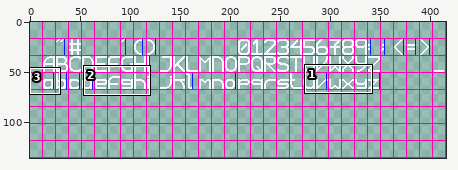
Edited in one commit: pixel-art file (large/font.aseprite). Above, an overview of the earlier version with the close-up marked.
Close-up. Earlier state:
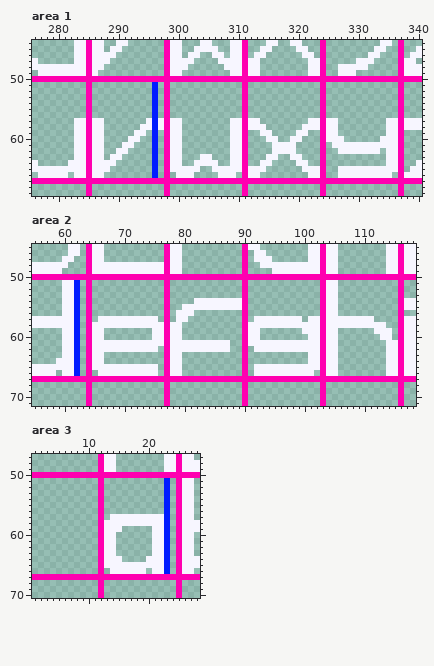
416x136 pixels, 1 frame. Shown: area 1: x 276..340, y 44..69; area 2: x 55..118, y 45..71; area 3: x 1..28, y 47..70. The commit also changed other parts of the picture, which this record leaves out.
After the commit:
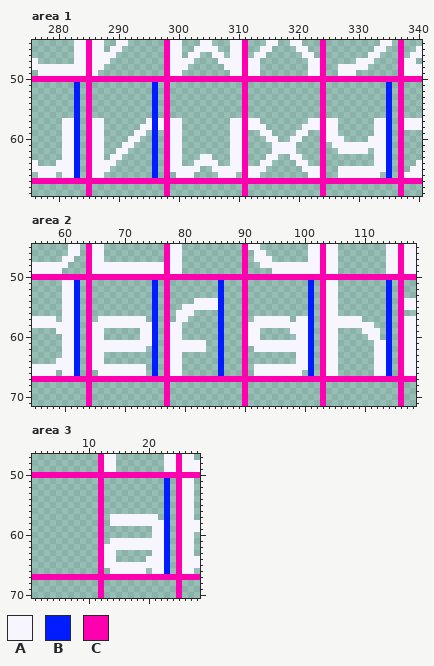
Palette (. is transparent): A #f7f6ff  B #001cff  C #ff00b0
Changes in this commit:
--- area 1, layers "Prop Guide", "Font"
@@ x 276..340 @@
 50 CCCCCCCCCCCCCCCCCCCCCCCCCCCCCCCCCCCCCCCCCCCCCCCCCCCCCCCCCCCCCCCCC
-51 .........C..........B.C............C............C............C...
-52 .........C..........B.C............C............C............C...
-53 .........C..........B.C............C............C............C...
-54 .........C..........B.C............C............C............C...
-55 .........C..........B.C............C............C............C...
-56 .........C..........B.C............C............C............C...
-57 .......AACAA.......ABACAA........AACAA........AACAA........AACAAA
-58 .......AACAA......AABACAA........AACAAA......AAACAA........AACAAA
-59 .......AACAA.....AA.B.CAA........AAC..AA....AA..CAA........AAC...
-60 .......AACAA....AA..B.CAA........AAC...AA..AA...CAAA......AAAC...
-61 .......AACAA...AA...B.CAA........AAC....AAAA....C.AAAAAAAAAAAC...
-62 .......AACAA..AA....B.CAA........AAC....AAAA....C..AAAAAAA.AAC...
-63 .......AACAA.AA.....B.CAA...AA...AAC...AA..AA...C..........AAC...
-64 A.....AAACAAAA......B.CAA..AAAA..AAC..AA....AA..C..........AAC..A
-65 AAAAAAAAACAAA.......B.CAAAAA..AAAAACAAA......AAAC..AAAAAAAAAAC.AA
-66 .AAAAA.AACAA........B.C.AAA....AAA.CAA........AAC..AAAAAAAAA.CAAA
+51 .......B.C..........B.C............C............C..........B.C...
+52 .......B.C..........B.C............C............C..........B.C...
+53 .......B.C..........B.C............C............C..........B.C...
+54 .......B.C..........B.C............C............C..........B.C...
+55 .......B.C..........B.C............C............C..........B.C...
+56 .......B.C..........B.C............C............C..........B.C...
+57 .....AAB.CAA.......ABACAA........AACAA........AACAA......AAB.CAAA
+58 .....AAB.CAA......AABACAA........AACAAA......AAACAA......AAB.CAAA
+59 .....AAB.CAA.....AA.B.CAA........AAC..AA....AA..CAA......AAB.C...
+60 .....AAB.CAA....AA..B.CAA........AAC...AA..AA...CAAA....AAAB.C...
+61 .....AAB.CAA...AA...B.CAA........AAC....AAAA....C.AAAAAAAAAB.C...
+62 .....AAB.CAA..AA....B.CAA........AAC....AAAA....C..AAAAA.AAB.C...
+63 .....AAB.CAA.AA.....B.CAA...AA...AAC...AA..AA...C........AAB.C...
+64 A...AAAB.CAAAA......B.CAA..AAAA..AAC..AA....AA..C........AAB.C..A
+65 AAAAAAAB.CAAA.......B.CAAAAA..AAAAACAAA......AAAC..AAAAAAAAB.C.AA
+66 .AAA.AAB.CAA........B.C.AAA....AAA.CAA........AAC..AAAAAAA.B.CAAA
 67 CCCCCCCCCCCCCCCCCCCCCCCCCCCCCCCCCCCCCCCCCCCCCCCCCCCCCCCCCCCCCCCCC
--- area 2, layers "Prop Guide", "Font"
@@ x 55..118 @@
 50 CCCCCCCCCCCCCCCCCCCCCCCCCCCCCCCCCCCCCCCCCCCCCCCCCCCCCCCCCCCCCCCC
-51 .....AAB.C............C............C............CAA..........C..
-52 .....AAB.C............C............C............CAA..........C..
-53 .....AAB.C............C............C............CAA..........C..
-54 .....AAB.C............C....AAAAAAAAC............CAA..........CAA
-55 .....AAB.C............C..AAAAAAAAAAC............CAA..........CAA
-56 .....AAB.C............C.AAA........C............CAA..........C..
-57 AAAAAAAB.C.AAAAAAAAAA.C.AA.........C.AAAAAAAA.AACAAAAAAAA....CAA
-58 AAAAAAAB.CAAAAAAAAAAAACAA..........CAAAAAAAAAAAACAAAAAAAAAA..CAA
-59 .....AAB.CAA........AACAA..........CAA.......AAACAA......AAA.CAA
-60 .....AAB.CAA........AACAA..........CAA........AACAA.......AA.CAA
-61 .....AAB.CAAAAAAAAAAAACAAAAAAAAAA..CAAAAAAAAAAAACAA........AACAA
-62 .....AAB.CAAAAAAAAAAA.CAAAAAAAAAA..C.AAAAAAAAAAACAA........AACAA
-63 .....AAB.CAA..........CAA..........C..........AACAA........AACAA
-64 ....AAAB.CAA..........CAA..........C..........AACAA........AACAA
-65 AAAAAAAB.CAAAAAAAAAAA.CAA..........C.AAAAAAAAAAACAA........AACAA
-66 AAAA.AAB.C.AAAAAAAAAA.CAA..........C.AAAAAAAAAA.CAA........AACAA
+51 .....AAB.C..........B.C........B...C..........B.CAA........B.C..
+52 .....AAB.C..........B.C........B...C..........B.CAA........B.C..
+53 .....AAB.C..........B.C........B...C..........B.CAA........B.C..
+54 .....AAB.C..........B.C....AAAAB...C..........B.CAA........B.CAA
+55 .....AAB.C..........B.C..AAAAAAB...C..........B.CAA........B.CAA
+56 .....AAB.C..........B.C.AAA....B...C..........B.CAA........B.C..
+57 AAAA.AAB.C.AAAAAAAA.B.C.AA.....B...C.AAAAAA.AAB.CAAAAAA....B.CAA
+58 AAAAAAAB.CAAAAAAAAAAB.CAA......B...CAAAAAAAAAAB.CAAAAAAAA..B.CAA
+59 ....AAAB.CAA......AAB.CAA......B...CAA.....AAAB.CAA....AAA.B.CAA
+60 .....AAB.CAA......AAB.CAA......B...CAA......AAB.CAA.....AA.B.CAA
+61 .....AAB.CAAAAAAAAAAB.CAAAAAA..B...CAAAAAAAAAAB.CAA......AAB.CAA
+62 .....AAB.CAAAAAAAAA.B.CAAAAAA..B...C.AAAAAAAAAB.CAA......AAB.CAA
+63 .....AAB.CAA........B.CAA......B...C........AAB.CAA......AAB.CAA
+64 ....AAAB.CAA........B.CAA......B...C........AAB.CAA......AAB.CAA
+65 AAAAAAAB.CAAAAAAAAA.B.CAA......B...C.AAAAAAAAAB.CAA......AAB.CAA
+66 AAAA.AAB.C.AAAAAAAA.B.CAA......B...C.AAAAAAAA.B.CAA......AAB.CAA
 67 CCCCCCCCCCCCCCCCCCCCCCCCCCCCCCCCCCCCCCCCCCCCCCCCCCCCCCCCCCCCCCCC
--- area 3, layer "Font"
@@ x 11..24 @@
 56 .C..........B.
-57 .C.AAAAAAAAAB.
-58 .CAAAAAAAAAAB.
-59 .CAAA.....AAB.
-60 .CAA......AAB.
-61 .CAA......AAB.
-62 .CAA......AAB.
+57 .C.AAAAAAAA.B.
+58 .C.AAAAAAAAAB.
+59 .C........AAB.
+60 .C........AAB.
+61 .C.AAAAAAAAAB.
+62 .CAAAAAAAAAAB.
 63 .CAA......AAB.
-64 .CAAA....AAAB.
+64 .CAA.....AAAB.
 65 .CAAAAAAAAAAB.
Where, in picture pixels (left, top, right, bottom), the same in both close-ups:
changed: (56, 82, 86, 178)
changed: (368, 82, 398, 178)
changed: (140, 280, 164, 376)
changed: (206, 280, 242, 376)
changed: (290, 280, 320, 376)
changed: (362, 280, 398, 376)
changed: (56, 316, 62, 334)
changed: (104, 514, 164, 562)
